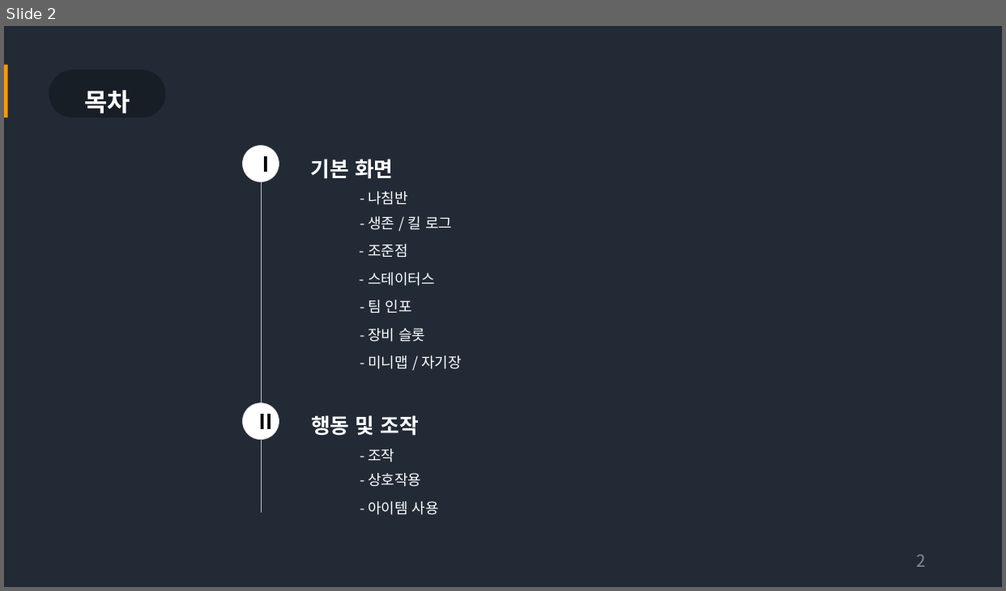
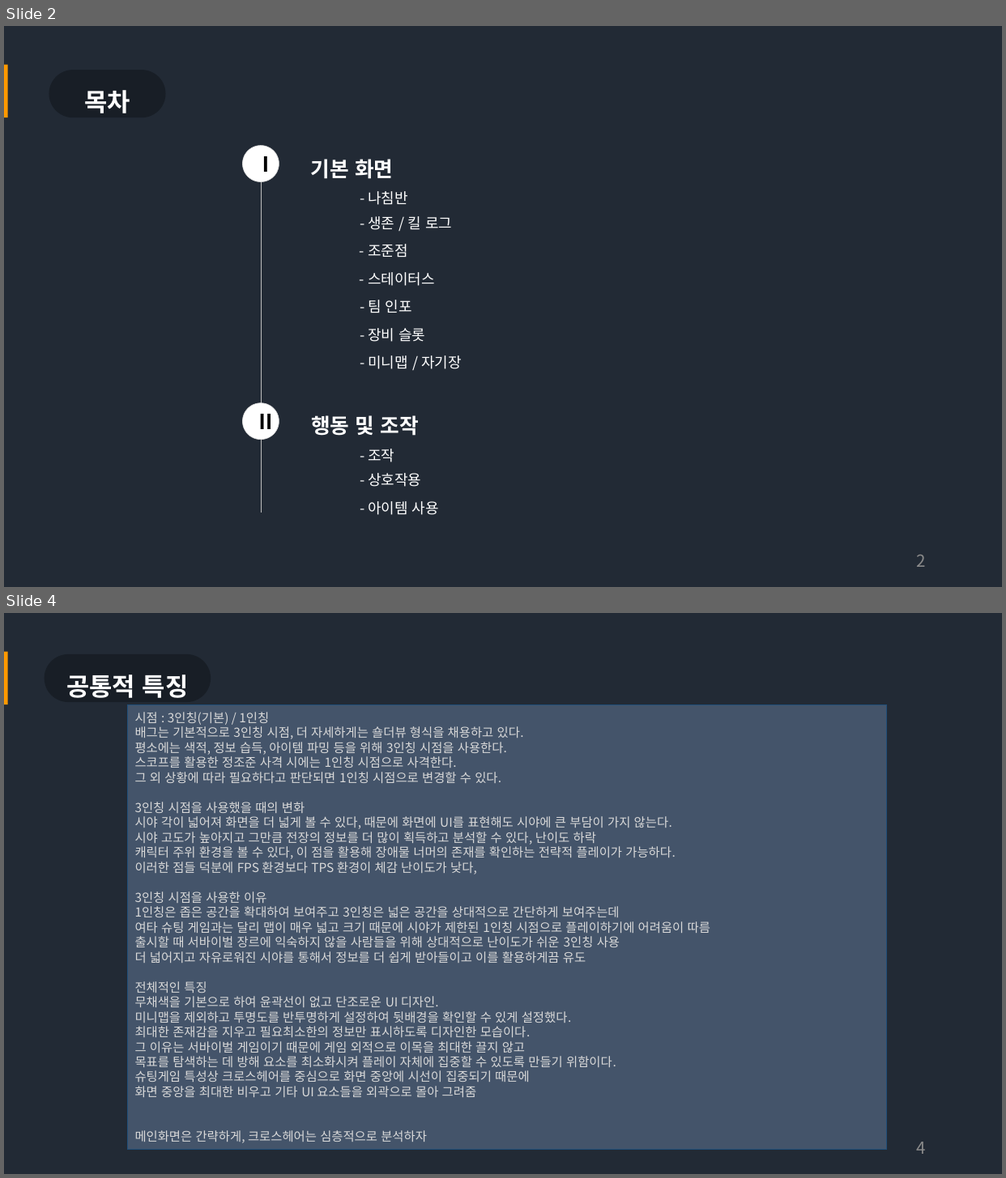
Before and after one commit to Bumizi/GameDesign, a slide deck: 3-1 기획 포트폴리오 작성/PUBG 전투 UI 역기획서.pptx. Shown one above the other, each under a label of ours: slide 2 before the commit, slides 2 and 4 after it; the slides between them are not shown. The pictures are 1006x591 and 1006x1178 pixels, drawn with LibreOffice and Linux fonts; fonts in the diff are those of the drawing. Boxes give left, top, right and bottom in pixels: in the first picture for what was removed or moved away, otherwise in the second. Text is boxed around its words. In the diff, an @@ line names an element or a change of style, - is before the commit and + after.

Commit message:
전체특징 및 시점 설명글 추가
사진 자료 더 모아서 슬라이드로 만들자

```diff
--- a/3-1 기획 포트폴리오 작성/PUBG 전투 UI 역기획서.pptx
+++ b/3-1 기획 포트폴리오 작성/PUBG 전투 UI 역기획서.pptx
@@ slide 4 added at box(4, 613, 1002, 1174), background #222A35 @@
@@ rectangle added at box(4, 652, 8, 705), fill #FF9900 @@
@@ rounded rectangle added at box(44, 654, 211, 702), fill #181E26, 24 pt, text #FFFFFF, bold @@
+공통적 특징
@@ rectangle added at box(127, 705, 887, 1151), fill #44546A, outline #1F4E79 1 pt, 12 pt, text #D9D9D9 @@
+시점 : 3인칭(기본) / 1인칭
+배그는 기본적으로 3인칭 시점, 더 자세하게는 숄더뷰 형식을 채용하고 있다.
+평소에는 색적, 정보 습득, 아이템 파밍 등을 위해 3인칭 시점을 사용한다.
+스코프를 활용한 정조준 사격 시에는 1인칭 시점으로 사격한다.
+그 외 상황에 따라 필요하다고 판단되면 1인칭 시점으로 변경할 수 있다.
+3인칭 시점을 사용했을 때의 변화
+시야 각이 넓어져 화면을 더 넓게 볼 수 있다, 때문에 화면에 UI를 표현해도 시야에 큰 부담이 가지 않는다.
+시야 고도가 높아지고 그만큼 전장의 정보를 더 많이 획득하고 분석할 수 있다, 난이도 하락
+캐릭터 주위 환경을 볼 수 있다, 이 점을 활용해 장애물 너머의 존재를 확인하는 전략적 플레이가 가능하다.
+이러한 점들 덕분에 FPS 환경보다 TPS 환경이 체감 난이도가 낮다,
+3인칭 시점을 사용한 이유
+1인칭은 좁은 공간을 확대하여 보여주고 3인칭은 넓은 공간을 상대적으로 간단하게 보여주는데
+여타 슈팅 게임과는 달리 맵이 매우 넓고 크기 때문에 시야가 제한된 1인칭 시점으로 플레이하기에 어려움이 따름
+출시할 때 서바이벌 장르에 익숙하지 않을 사람들을 위해 상대적으로 난이도가 쉬운 3인칭 사용
+더 넓어지고 자유로워진 시야를 통해서 정보를 더 쉽게 받아들이고 이를 활용하게끔 유도
+전체적인 특징
+무채색을 기본으로 하여 윤곽선이 없고 단조로운 UI 디자인.
+미니맵을 제외하고 투명도를 반투명하게 설정하여 뒷배경을 확인할 수 있게 설정했다.
+최대한 존재감을 지우고 필요최소한의 정보만 표시하도록 디자인한 모습이다.
+그 이유는 서바이벌 게임이기 때문에 게임 외적으로 이목을 최대한 끌지 않고
+목표를 탐색하는 데 방해 요소를 최소화시켜 플레이 자체에 집중할 수 있도록 만들기 위함이다.
+슈팅게임 특성상 크로스헤어를 중심으로 화면 중앙에 시선이 집중되기 때문에
+화면 중앙을 최대한 비우고 기타 UI 요소들을 외곽으로 몰아 그려줌
+메인화면은 간략하게, 크로스헤어는 심층적으로 분석하자
@@ page number added at box(917, 1142, 926, 1154), 16 pt, text #8C8C8C @@
+4
```
Also in this commit, not shown: 3 slides changed.
